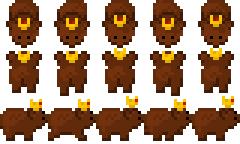
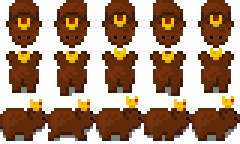
Comparing the layer stacks of the two 240 × 144 images. Changes:
added layer "shadows" (50%) over (x1=0, y1=87, x2=237, y2=141)
